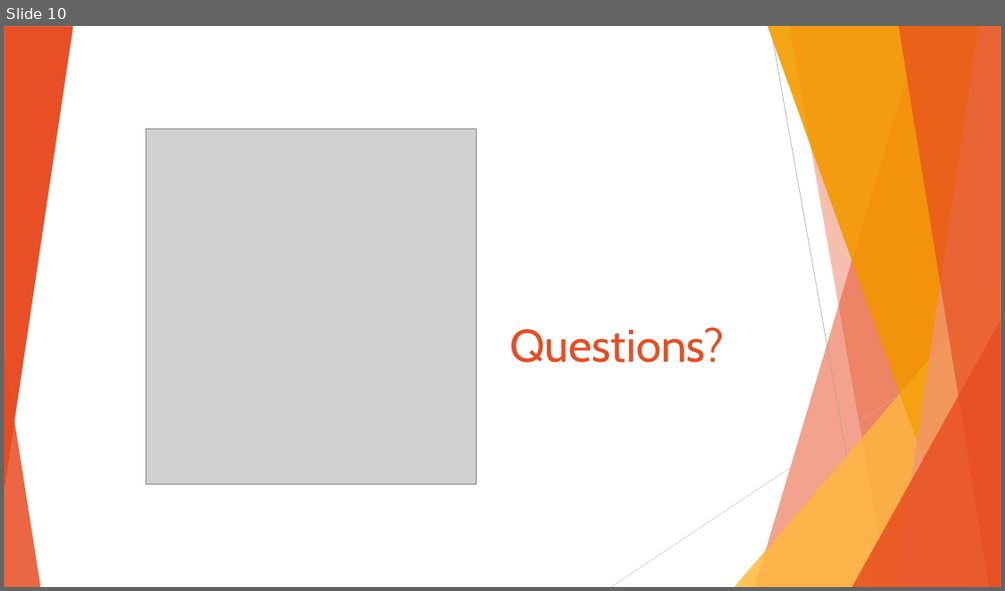
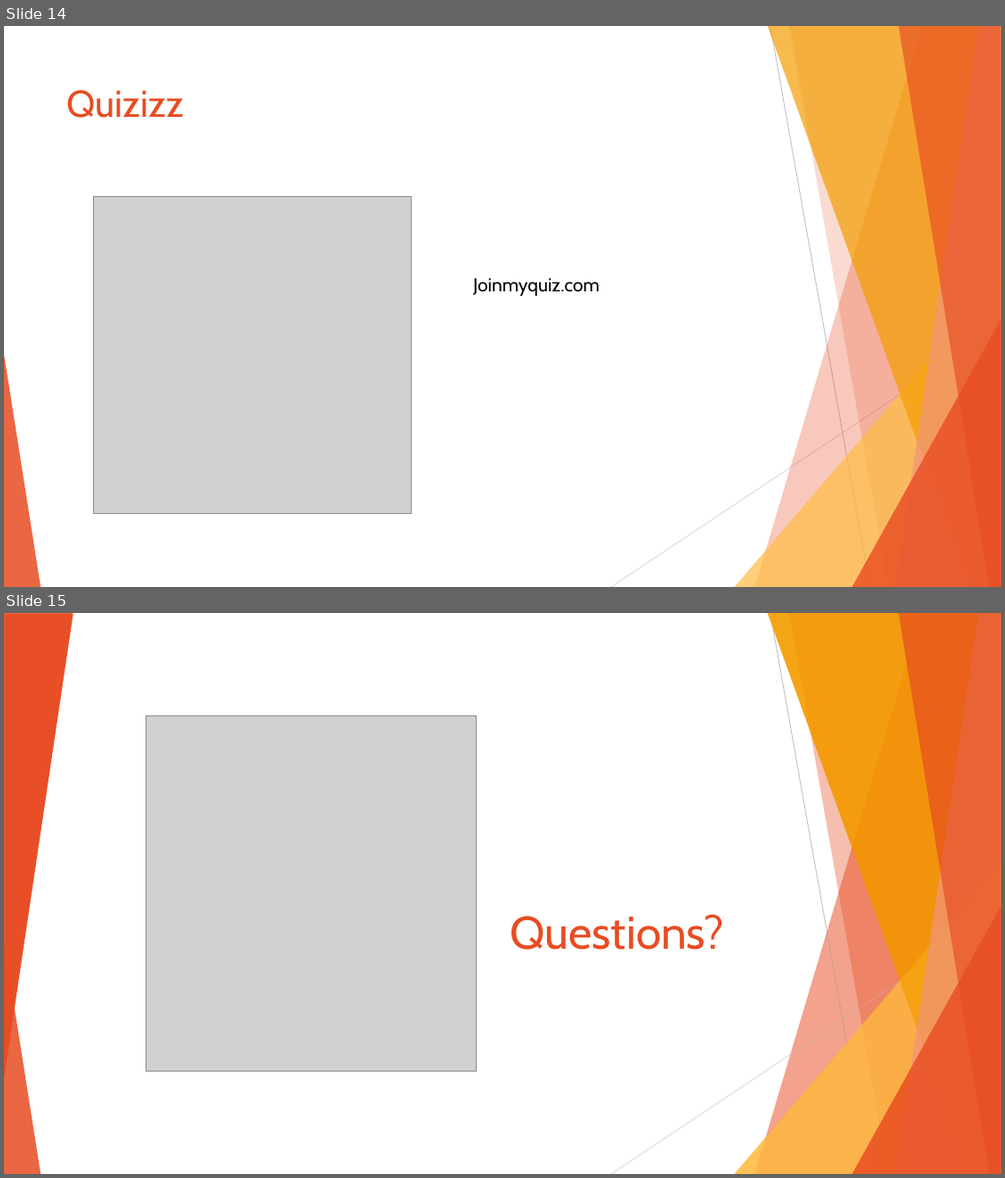
Before and after one commit to sebivenlo/ESDE-2022-Ghidra, a slide deck: Ghidra_Prep.pptx. Shown one above the other, each under a label of ours: slide 10 before the commit, slides 14 and 15 after it. The pictures are 1005x591 and 1005x1178 pixels, drawn with LibreOffice and Linux fonts; fonts in the diff are those of the drawing; grey boxes stand for pictures. Boxes give left, top, right and bottom in pixels: in the first picture for what was removed or moved away, otherwise in the second. Text is boxed around its words. In the diff, an @@ line names an element or a change of style, - is before the commit and + after.

```diff
--- a/Ghidra_Prep.pptx
+++ b/Ghidra_Prep.pptx
@@ slide 14 added at (x1=4, y1=26, x2=1001, y2=587), background #FFFFFF; not listed: 8 template elements that a slide beside it also shows @@
@@ line added from (770, 26) to (870, 587), #BFBFBF 0.75 pt @@
@@ title added at (x1=67, y1=90, x2=184, y2=118), 36 pt, text #E84C22 @@
+Quizizz
@@ picture added at (x1=94, y1=196, x2=411, y2=513) @@
@@ text added at (x1=473, y1=278, x2=599, y2=296), 18 pt, text #000000 @@
+Joinmyquiz.com
@@ line added from (1001, 328) to (611, 587), #D9D9D9 0.75 pt @@
@@ what was slide 10 is now slide 15 @@
```
Also in this commit, not shown: 7 slides changed, 5 other slides added, 1 slide removed.
